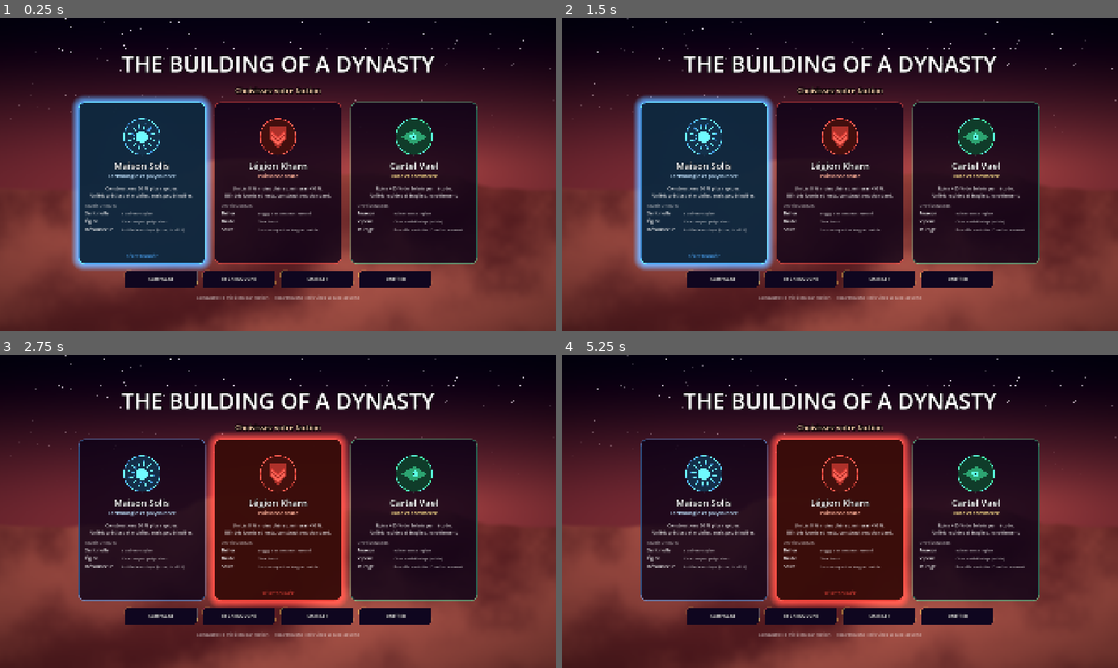
Above: before the commit, frames 1-4 (two rows, left to right).
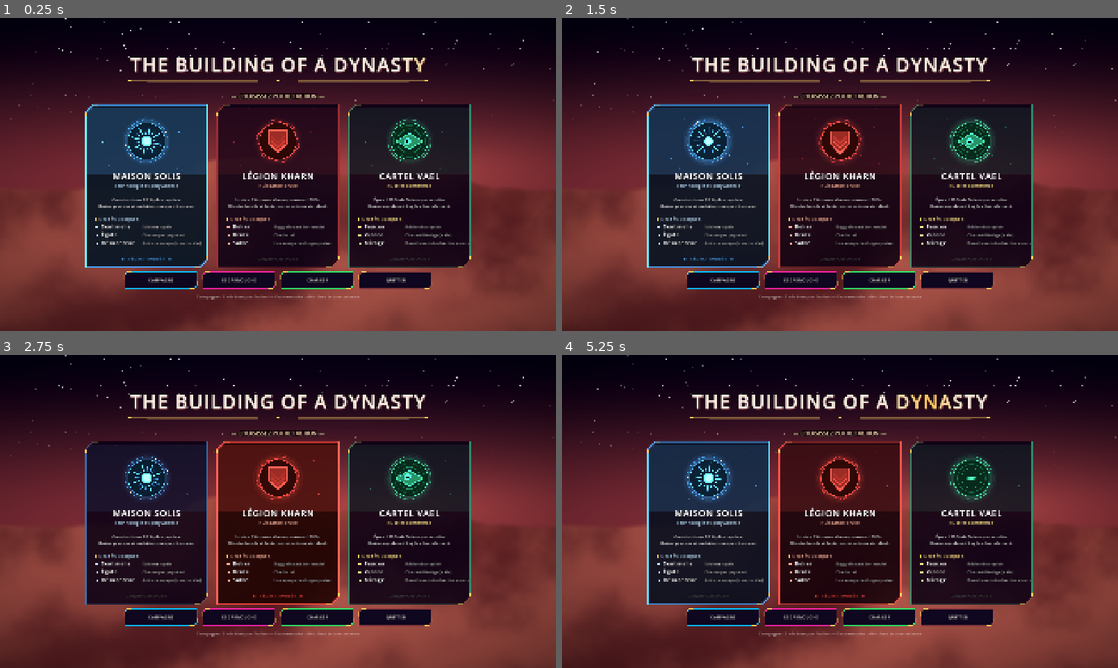
Above: after the commit, the same moments.

Repository: Nydaunvan/dune2-remake
Game: Godot game, scene res://menu.tscn
Same seed, same stepped clock (60 frames per second), same inputs: the game is played once before the commit and once after it.
Inputs (mouse positions are in pixels of both pictures, inside the frame that each line leads up to):
- Up to frame 1 (0.25 s): no input
- Up to frame 2 (1.5 s): tap Enter at 0.5 s; drag from (840, 174) to (895, 105) at 0.52 s; drag from (728, 190) to (812, 237) at 1.27 s
- Up to frame 3 (2.75 s): move the mouse to (333, 442) at 2.02 s; hold Right (ui_right) from 2.03 s (still down); tap M at 2.1 s; click (333, 442) at 2.17 s
- Up to frame 4 (5.25 s): release Right (ui_right) at 2.75 s; drag from (812, 574) to (673, 464) at 2.77 s; move the mouse to (1006, 558) at 3.52 s; hold Left (ui_left) 3.53-4.25 s; tap P at 3.6 s; click (1006, 558) at 3.67 s; drag from (673, 464) to (756, 433) at 4.27 s; move the mouse to (867, 511) at 5.02 s; hold Down (ui_down) from 5.03 s (still down); tap M at 5.1 s; click (867, 511) at 5.17 s

The runs differ from the first frame. In frame 1, 17% of the frame differs, in the area x 12-86%, y 12-90%; in frame 2, 21%; in frame 3, 17%; in frame 4, 23%, in the area x 14-86%, y 11-90%.

Commit message:
Menu principal modernisé : emblèmes de faction animés (soleil, écu, œil), titre à reflet, cartes biseautées, braises
Co-Authored-By: Claude Sonnet 5.5 <noreply@anthropic.com>
Claude-Session: https://claude.ai/code/session_016J9VLX1JshULsfbSsqHF5q

Diff:
--- a/menu.gd
+++ b/menu.gd
@@ -29,14 +29,14 @@
 	center.set_anchors_and_offsets_preset(Control.PRESET_FULL_RECT)
 
 	var vb := VBoxContainer.new()
-	vb.add_theme_constant_override("separation", 22)
+	vb.add_theme_constant_override("separation", 16)
 	center.add_child(vb)
 
-	vb.add_child(_label("THE BUILDING OF A DYNASTY", 76, Color.WHITE, true))
-	vb.add_child(_label("Choisissez votre faction", 26, Color(1.0, 0.85, 0.7), true))
+	vb.add_child(TitleBanner.new())
+	vb.add_child(_label("— CHOISISSEZ VOTRE FACTION —", 20, Color(1.0, 0.85, 0.7), true))
 
 	var row := HBoxContainer.new()
-	row.add_theme_constant_override("separation", 30)
+	row.add_theme_constant_override("separation", 34)
 	row.alignment = BoxContainer.ALIGNMENT_CENTER
 	vb.add_child(row)
 	for id in GameData.FACTIONS.keys():
@@ -274,27 +274,73 @@
 
 # --- Carte de faction ---------------------------------------------------------
 
+class TitleBanner extends Control:
+	## Titre du jeu : reflet qui parcourt les lettres, filets et losanges de part et d'autre.
+	const TITLE := "THE BUILDING OF A DYNASTY"
+
+	func _init() -> void:
+		custom_minimum_size = Vector2(1000, 132)
+		mouse_filter = Control.MOUSE_FILTER_IGNORE
+
+	func _process(_d: float) -> void:
+		queue_redraw()
+
+	func _draw() -> void:
+		var t := Time.get_ticks_msec() / 1000.0
+		var f := UiStyle.title_font()
+		var fs := 66
+		var total := 0.0
+		var adv: Array = []
+		for ch in TITLE:
+			var w := f.get_string_size(ch, HORIZONTAL_ALIGNMENT_LEFT, -1.0, fs).x + 3.0
+			adv.append(w)
+			total += w
+		var x := (size.x - total) * 0.5
+		var y := 78.0
+		var wave := fmod(t * 0.28, 1.6) * (total + 300.0) - 150.0
+		for i in TITLE.length():
+			var ch := TITLE[i]
+			var k := clampf(1.0 - absf((x - (size.x - total) * 0.5) - wave) / 130.0, 0.0, 1.0)
+			var col := Color(0.97, 0.93, 0.88).lerp(Color(1.0, 0.78, 0.35), k)
+			draw_string_outline(f, Vector2(x, y), ch, HORIZONTAL_ALIGNMENT_LEFT, -1.0, fs, 10, Color(0, 0, 0, 0.85))
+			draw_string(f, Vector2(x + 2, y + 3), ch, HORIZONTAL_ALIGNMENT_LEFT, -1.0, fs, Color(0.85, 0.2, 0.3, 0.35))
+			draw_string(f, Vector2(x, y), ch, HORIZONTAL_ALIGNMENT_LEFT, -1.0, fs, col)
+			x += adv[i]
+		# Filets ornementaux
+		var cx := size.x * 0.5
+		var ly := 108.0
+		var half := total * 0.5
+		for sgn in [-1.0, 1.0]:
+			draw_line(Vector2(cx + sgn * 70.0, ly), Vector2(cx + sgn * half, ly), Color(1.0, 0.8, 0.4, 0.55), 1.4, true)
+			draw_line(Vector2(cx + sgn * 70.0, ly + 5), Vector2(cx + sgn * (half - 60.0), ly + 5), Color(1.0, 0.8, 0.4, 0.25), 1.0, true)
+			var d := Vector2(cx + sgn * half, ly)
+			draw_colored_polygon(PackedVector2Array([d + Vector2(0, -5), d + Vector2(5, 0), d + Vector2(0, 5), d + Vector2(-5, 0)]), UiStyle.GOLD)
+		var c := Vector2(cx, ly)
+		var pulse := 0.8 + 0.2 * sin(t * 2.5)
+		draw_colored_polygon(PackedVector2Array([c + Vector2(0, -8), c + Vector2(8, 0), c + Vector2(0, 8), c + Vector2(-8, 0)]),
+				Color(UiStyle.GOLD.r, UiStyle.GOLD.g, UiStyle.GOLD.b, pulse))
+		draw_colored_polygon(PackedVector2Array([c + Vector2(0, -3), c + Vector2(3, 0), c + Vector2(0, 3), c + Vector2(-3, 0)]), Color.WHITE)
+
+
 class FactionCard extends Control:
 	signal chosen(id: String)
 
 	var id := ""
 	var active := false
 	var hover_t := 0.0
+	var lit_t := 0.0
 	var _hover := false
-	var _sb := StyleBoxFlat.new()
 
 	func _init(p_id: String) -> void:
 		id = p_id
-		custom_minimum_size = Vector2(440, 560)
+		custom_minimum_size = Vector2(420, 560)
 		mouse_filter = Control.MOUSE_FILTER_STOP
-		_sb.set_corner_radius_all(22)
-		_sb.set_border_width_all(3)
-		_sb.anti_aliasing = true
 		mouse_entered.connect(func() -> void: _hover = true)
 		mouse_exited.connect(func() -> void: _hover = false)
 
 	func _process(delta: float) -> void:
 		hover_t = move_toward(hover_t, 1.0 if _hover else 0.0, delta * 7.0)
+		lit_t = move_toward(lit_t, 1.0 if active else 0.0, delta * 5.0)
 		queue_redraw()
 
 	func _gui_input(event: InputEvent) -> void:
@@ -306,55 +352,111 @@
 		var f: Dictionary = GameData.FACTIONS[id]
 		var col: Color = f["color"] * 1.5
 		col.a = 1.0
-		var lit := 1.0 if active else hover_t * 0.6
-		_sb.bg_color = Color(0.06, 0.03, 0.10, 0.82).lerp(Color(col.r * 0.12, col.g * 0.12, col.b * 0.12, 0.92), lit)
-		_sb.border_color = Color(col.r, col.g, col.b, 0.35 + 0.65 * lit)
-		_sb.shadow_color = Color(col.r, col.g, col.b, 0.6 * lit)
-		_sb.shadow_size = int(26.0 * lit)
-		draw_style_box(_sb, Rect2(Vector2.ZERO, size))
-
+		var acc: Color = f["accent"]
 		var t := Time.get_ticks_msec() / 1000.0
-		_draw_emblem(Vector2(size.x * 0.5, 120.0), col, t)
-
-		var font := ThemeDB.fallback_font
-		draw_string_outline(font, Vector2(0, 232), f["name"], HORIZONTAL_ALIGNMENT_CENTER, size.x, 32, 6, Color(0, 0, 0, 0.8))
-		draw_string(font, Vector2(0, 232), f["name"], HORIZONTAL_ALIGNMENT_CENTER, size.x, 32, Color.WHITE)
-		draw_string(font, Vector2(0, 262), f["tagline"], HORIZONTAL_ALIGNMENT_CENTER, size.x, 18, f["accent"])
-
-		var y := 304.0
-		for line in String(f["desc"]).split("\n"):
-			draw_string(font, Vector2(24, y), line, HORIZONTAL_ALIGNMENT_CENTER, size.x - 48, 16, Color(1, 1, 1, 0.85))
-			y += 24.0
-		y += 12.0
-		draw_string(font, Vector2(24, y), "UNITÉS UNIQUES", HORIZONTAL_ALIGNMENT_LEFT, size.x - 48, 13, Color(1, 1, 1, 0.5))
-		y += 26.0
+		var lit := maxf(lit_t, hover_t * 0.55)
+		var r := Rect2(Vector2.ZERO, size)
+		# Cadre biseauté à lueur
+		var line := Color(col.r, col.g, col.b, 0.4 + 0.6 * lit)
+		var fill := Color(0.05, 0.025, 0.09, 0.86).lerp(Color(col.r * 0.1, col.g * 0.1, col.b * 0.1, 0.92), lit)
+		UiStyle.frame(self, r, 26.0, line, fill, lit * 1.2, 0.0)
+		# Bandeau de couleur et reflet supérieur
+		draw_rect(Rect2(30, 3, size.x - 60, 3), Color(col.r, col.g, col.b, 0.35 + 0.65 * lit))
+		draw_rect(Rect2(3, 8, size.x - 6, 230), Color(col.r, col.g, col.b, 0.05 + 0.08 * lit))
+		_draw_embers(col, t, lit)
+		_draw_emblem(Vector2(size.x * 0.5, 125.0), col, t, lit)
+		# Nom et devise
+		UiStyle.text(self, Vector2(0, 258), String(f["name"]).to_upper(), 30, Color.WHITE, true, HORIZONTAL_ALIGNMENT_CENTER, size.x)
+		UiStyle.text(self, Vector2(0, 285), String(f["tagline"]), 17, acc, false, HORIZONTAL_ALIGNMENT_CENTER, size.x)
+		draw_line(Vector2(60, 302), Vector2(size.x - 60, 302), Color(col.r, col.g, col.b, 0.35), 1.2, true)
+		var y := 332.0
+		for l in String(f["desc"]).split("\n"):
+			UiStyle.text(self, Vector2(24, y), l, 15, Color(1, 1, 1, 0.88), false, HORIZONTAL_ALIGNMENT_CENTER, size.x - 48)
+			y += 23.0
+		y += 18.0
+		UiStyle.section(self, Vector2(34, y), size.x - 68, "UNITÉS UNIQUES", acc)
+		y += 30.0
 		for uid in f["units"]:
 			var u: Dictionary = GameData.UNITS[uid]
-			draw_string(font, Vector2(24, y), String(u["name"]), HORIZONTAL_ALIGNMENT_LEFT, 160, 17, Color.WHITE)
-			draw_string(font, Vector2(150, y), String(u["desc"]), HORIZONTAL_ALIGNMENT_LEFT, size.x - 170, 14, Color(1, 1, 1, 0.65))
+			draw_colored_polygon(PackedVector2Array([Vector2(34, y - 5), Vector2(39, y - 10), Vector2(44, y - 5), Vector2(39, y)]), acc)
+			UiStyle.text(self, Vector2(54, y), String(u["name"]), 17, Color.WHITE, true)
+			UiStyle.text(self, Vector2(196, y), String(u["desc"]), 13, Color(1, 1, 1, 0.62))
 			y += 28.0
+		# Pied : état de sélection
+		var fy := size.y - 24.0
 		if active:
-			draw_string(font, Vector2(0, size.y - 22), "SÉLECTIONNÉE", HORIZONTAL_ALIGNMENT_CENTER, size.x, 15,
-					Color(col.r, col.g, col.b, 0.7 + 0.3 * sin(t * 5.0)))
-
-	func _draw_emblem(c: Vector2, col: Color, t: float) -> void:
-		draw_circle(c, 62.0, Color(col.r * 0.2, col.g * 0.2, col.b * 0.2, 0.9))
-		draw_arc(c, 62.0, 0.0, TAU, 64, col, 3.0, true)
+			var a := 0.75 + 0.25 * sin(t * 5.0)
+			UiStyle.text(self, Vector2(0, fy), "◆  SÉLECTIONNÉE  ◆", 14, Color(col.r, col.g, col.b, a), true, HORIZONTAL_ALIGNMENT_CENTER, size.x)
+		else:
+			UiStyle.text(self, Vector2(0, fy), "CLIQUER POUR CHOISIR", 12, Color(1, 1, 1, 0.3 + 0.3 * hover_t), false, HORIZONTAL_ALIGNMENT_CENTER, size.x)
+
+	## Braises montantes dans la zone de l'emblème.
+	func _draw_embers(col: Color, t: float, lit: float) -> void:
+		for i in 18:
+			var sp := 0.05 + 0.04 * fmod(i * 0.37, 1.0)
+			var yy := fposmod(1.0 - (t * sp + i * 0.173), 1.0)
+			var xx := 0.1 + 0.8 * fposmod(i * 0.6180339 + sin(t * 0.7 + i) * 0.03, 1.0)
+			var a := sin(yy * PI) * (0.25 + 0.5 * lit)
+			draw_circle(Vector2(size.x * xx, 30.0 + yy * 205.0), 1.2 + 1.2 * fmod(i * 0.29, 1.0), Color(col.r, col.g, col.b, a))
+
+	func _ring(c: Vector2, rad: float, col: Color, a0: float, segs: int, gap: float, w: float) -> void:
+		var step := TAU / segs
+		for i in segs:
+			draw_arc(c, rad, a0 + i * step, a0 + (i + 1) * step - gap, 8, col, w, true)
+
+	func _draw_emblem(c: Vector2, col: Color, t: float, lit: float) -> void:
+		var boost := 1.0 + lit * 0.6
+		# halo respirant
+		for k in 5:
+			draw_circle(c, 86.0 - k * 9.0 + sin(t * 1.6) * 3.0, Color(col.r, col.g, col.b, (0.025 + 0.02 * lit) * (k + 1)))
+		draw_circle(c, 64.0, Color(col.r * 0.12, col.g * 0.12, col.b * 0.12, 0.95))
+		draw_arc(c, 64.0, 0.0, TAU, 72, Color(col.r, col.g, col.b, 0.9), 2.5, true)
 		match id:
-			"solis": # soleil à rayons
-				draw_circle(c, 20.0, col)
-				for i in 12:
-					var a := TAU * i / 12.0 + t * 0.4
-					draw_line(c + Vector2.from_angle(a) * 28.0, c + Vector2.from_angle(a) * 46.0, col, 4.0, true)
-			"kharn": # écu et chevrons
-				draw_colored_polygon(PackedVector2Array([
-					c + Vector2(-30, -34), c + Vector2(30, -34), c + Vector2(30, 6),
-					c + Vector2(0, 40), c + Vector2(-30, 6)]), Color(col.r * 0.5, col.g * 0.5, col.b * 0.5))
-				draw_polyline(PackedVector2Array([c + Vector2(-22, -14), c + Vector2(0, 8), c + Vector2(22, -14)]), col, 5.0, true)
-				draw_polyline(PackedVector2Array([c + Vector2(-22, 2), c + Vector2(0, 24), c + Vector2(22, 2)]), col, 5.0, true)
-			_: # œil / losange
-				draw_colored_polygon(PackedVector2Array([
-					c + Vector2(-44, 0), c + Vector2(0, -26), c + Vector2(44, 0), c + Vector2(0, 26)]),
-					Color(col.r * 0.5, col.g * 0.5, col.b * 0.5))
-				draw_circle(c + Vector2(sin(t * 1.3) * 4.0, 0.0), 11.0, col)
-				draw_circle(c, 4.0, Color.BLACK)
+			"solis": # soleil : rayons rotatifs, anneau contre-rotatif, satellites
+				_ring(c, 74.0, Color(col.r, col.g, col.b, 0.55), -t * 0.5 * boost, 24, 0.12, 2.0)
+				var pulse := 1.0 + 0.12 * sin(t * 2.4)
+				draw_circle(c, 17.0 * pulse, col)
+				draw_circle(c, 11.0 * pulse, Color(1, 1, 1, 0.55))
+				for i in 16:
+					var a := TAU * i / 16.0 + t * 0.35 * boost
+					var long := i % 2 == 0
+					var r0 := 26.0
+					var r1 := (50.0 if long else 40.0) + (4.0 * sin(t * 3.0 + i) if long else 0.0)
+					draw_line(c + Vector2.from_angle(a) * r0, c + Vector2.from_angle(a) * r1, col, 4.0 if long else 2.5, true)
+				for j in 3:
+					var oa := t * (0.9 + 0.25 * j) + j * 2.09
+					draw_circle(c + Vector2.from_angle(oa) * 74.0, 3.5, Color(1, 0.95, 0.8))
+			"kharn": # écu, chevrons parcourus par une onde, anneau hexagonal
+				var hexa := -t * 0.25 * boost
+				var hp := PackedVector2Array()
+				for i in 7:
+					hp.append(c + Vector2.from_angle(hexa + TAU * i / 6.0) * 76.0)
+				draw_polyline(hp, Color(col.r, col.g, col.b, 0.6), 2.0, true)
+				var bob := sin(t * 1.8) * 2.0
+				var cc := c + Vector2(0, bob)
+				var shield := PackedVector2Array([cc + Vector2(-32, -36), cc + Vector2(32, -36), cc + Vector2(32, 8),
+						cc + Vector2(0, 44), cc + Vector2(-32, 8)])
+				draw_colored_polygon(shield, Color(col.r * 0.45, col.g * 0.45, col.b * 0.45))
+				draw_polyline(PackedVector2Array(Array(shield) + [shield[0]]), col, 3.0, true)
+				for i in 3:
+					var wv := clampf(0.35 + 0.65 * sin(t * 3.2 * boost - i * 0.9) , 0.15, 1.0)
+					var yy := -16.0 + i * 16.0
+					draw_polyline(PackedVector2Array([cc + Vector2(-22, yy), cc + Vector2(0, yy + 22), cc + Vector2(22, yy)]),
+							Color(col.r, col.g, col.b, wv), 5.0, true)
+			_: # œil : pupille qui suit la souris, clignement, balayage radar
+				_ring(c, 74.0, Color(col.r, col.g, col.b, 0.5), t * 0.6 * boost, 3, 1.1, 2.0)
+				for k in 3:
+					var ph := fposmod(t * 0.5 + k / 3.0, 1.0)
+					draw_arc(c, 30.0 + ph * 40.0, 0.0, TAU, 48, Color(col.r, col.g, col.b, (1.0 - ph) * 0.45), 2.0, true)
+				var bph := fposmod(t, 4.2)
+				var blink := 1.0 if bph < 3.9 else clampf(absf(bph - 4.05) / 0.15, 0.08, 1.0)
+				var ey := 27.0 * blink
+				var eye := PackedVector2Array([c + Vector2(-46, 0), c + Vector2(0, -ey), c + Vector2(46, 0), c + Vector2(0, ey)])
+				draw_colored_polygon(eye, Color(col.r * 0.45, col.g * 0.45, col.b * 0.45))
+				draw_polyline(PackedVector2Array(Array(eye) + [eye[0]]), col, 3.0, true)
+				var look := (get_local_mouse_position() - c)
+				look = look.limit_length(60.0) / 60.0 * 8.0
+				if blink > 0.5:
+					draw_circle(c + look, 12.0, col)
+					draw_circle(c + look, 5.0, Color.BLACK)
+					draw_circle(c + look + Vector2(-3, -3), 2.0, Color(1, 1, 1, 0.8))
